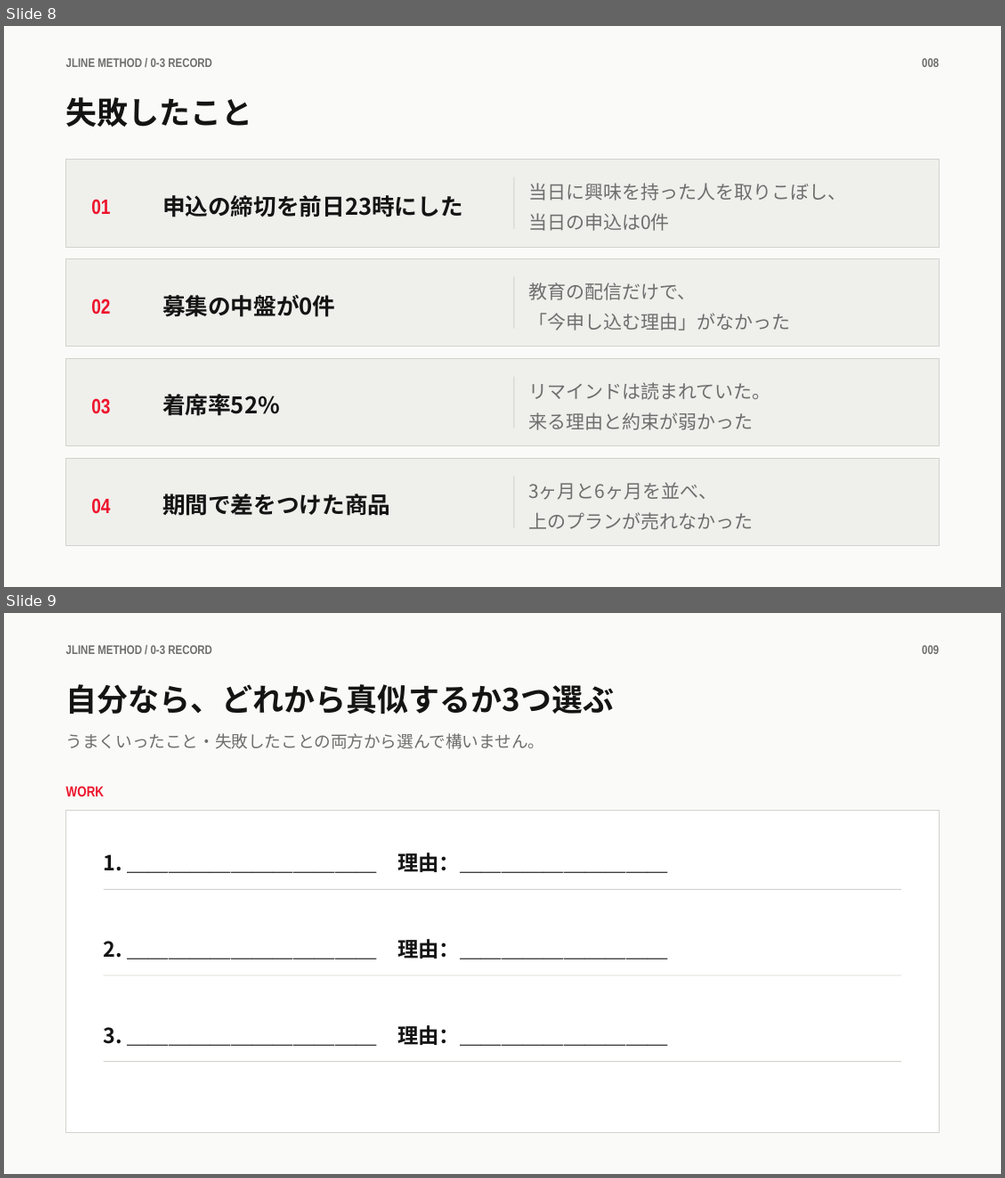
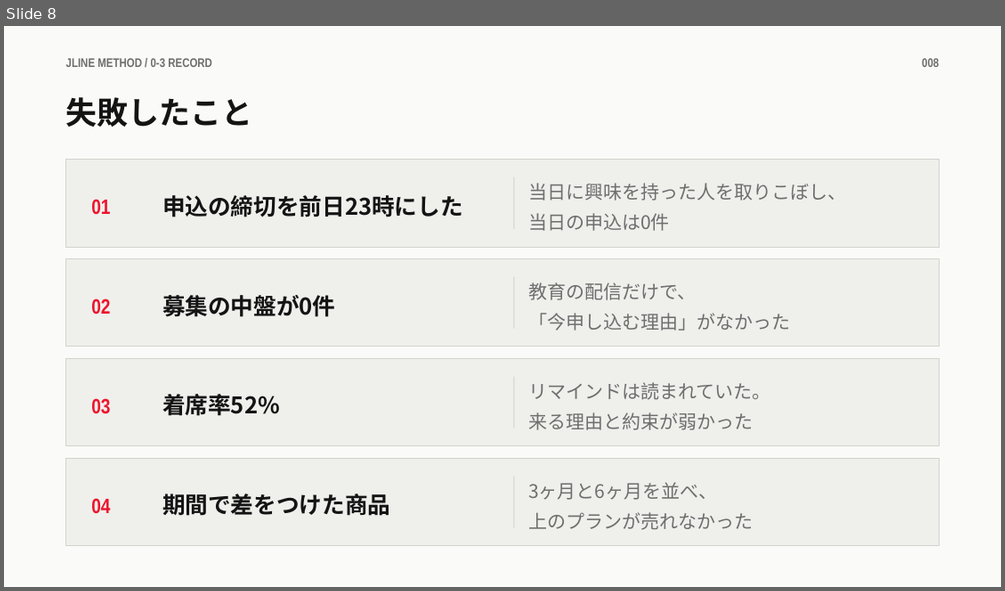
Before and after one commit to takafumisuzuki1117-sys/takafumi_suzuki, a slide deck: JLINEメソッド/教材/0章/0-3_鈴木の1年を数字で.pptx. Shown one above the other, each under a label of ours: slides 8 and 9 before the commit, slide 8 after it. The pictures are 1005x1178 and 1005x591 pixels, drawn with LibreOffice and Linux fonts; fonts in the diff are those of the drawing. Boxes give left, top, right and bottom in pixels: in the first picture for what was removed or moved away, otherwise in the second. Text is boxed around its words. In the diff, an @@ line names an element or a change of style, - is before the commit and + after.

```diff
--- a/JLINEメソッド/教材/0章/0-3_鈴木の1年を数字で.pptx
+++ b/JLINEメソッド/教材/0章/0-3_鈴木の1年を数字で.pptx
@@ slide 9 removed at (4, 613, 1001, 1174), background #FFFFFF @@
@@ rectangle removed at (4, 613, 1001, 1174) @@
@@ text removed at (66, 645, 212, 654) @@
-JLINE METHOD / 0-3 RECORD
@@ text removed at (922, 645, 938, 654) @@
-009
@@ text removed at (66, 684, 615, 714) @@
-自分なら、どれから真似するか3つ選ぶ
@@ text removed at (66, 733, 545, 749) @@
-うまくいったこと・失敗したことの両方から選んで構いません。
@@ text removed at (66, 786, 104, 796) @@
-WORK
@@ rectangle removed at (66, 811, 938, 1133) @@
@@ text removed at (104, 852, 668, 873) @@
-1. ＿＿＿＿＿＿＿＿＿＿＿＿ 理由：＿＿＿＿＿＿＿＿＿＿
@@ rectangle removed at (104, 889, 901, 890) @@
@@ text removed at (104, 939, 668, 959) @@
-2. ＿＿＿＿＿＿＿＿＿＿＿＿ 理由：＿＿＿＿＿＿＿＿＿＿
@@ rectangle removed at (104, 975, 901, 976) @@
@@ text removed at (104, 1025, 668, 1046) @@
-3. ＿＿＿＿＿＿＿＿＿＿＿＿ 理由：＿＿＿＿＿＿＿＿＿＿
@@ rectangle removed at (104, 1061, 901, 1062) @@
```
Also in this commit, not shown: 1 slide changed, 9 other files.
